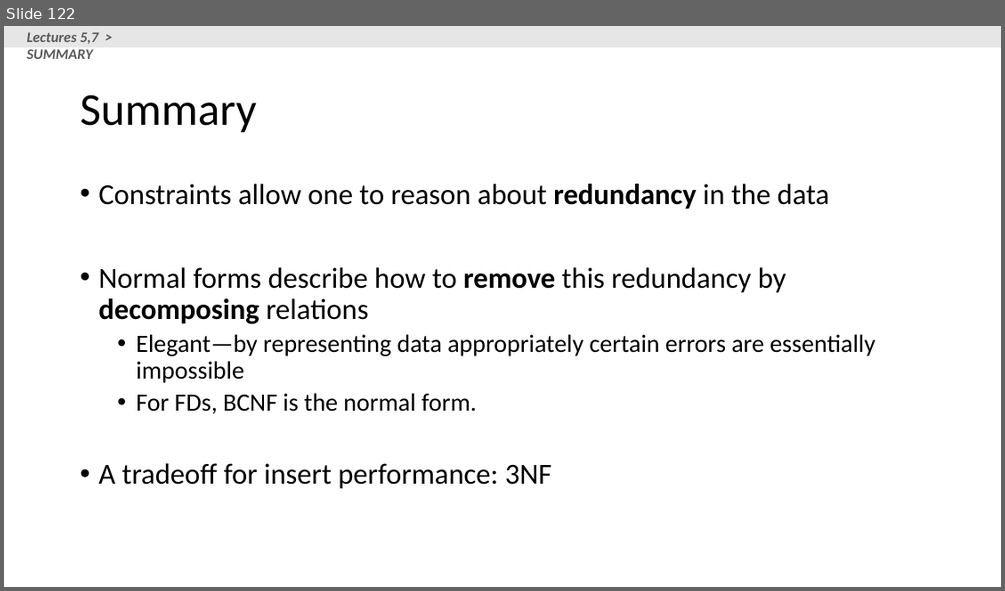
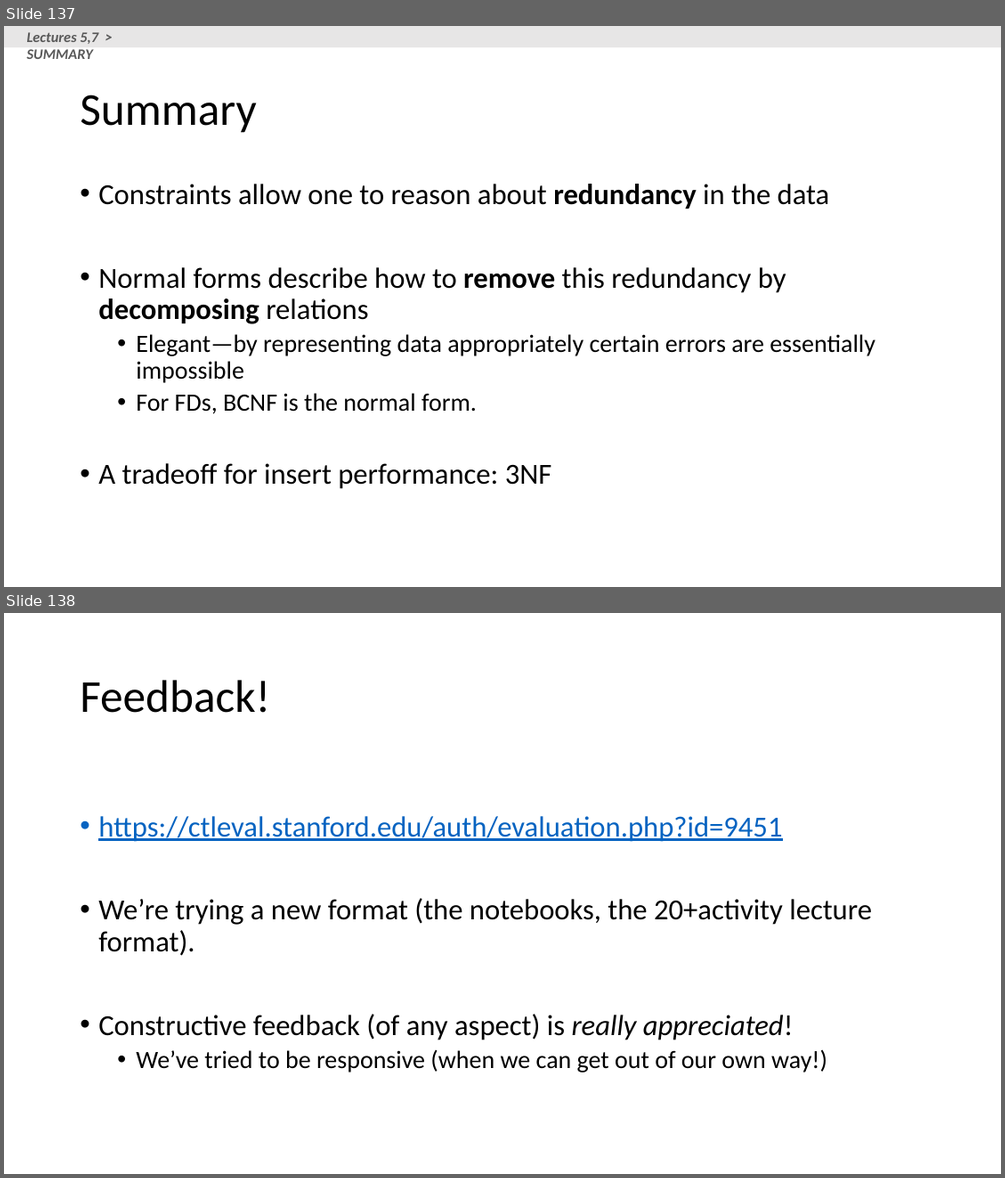
Before and after one commit to XIEQ/cs145-notebooks, a slide deck: lecture-5-7/Lecture_5_7_DB_Design.pptx. Shown one above the other, each under a label of ours: slide 122 before the commit, slides 137 and 138 after it. The pictures are 1005x591 and 1005x1178 pixels, drawn with LibreOffice and Linux fonts; fonts in the diff are those of the drawing. Boxes give left, top, right and bottom in pixels: in the first picture for what was removed or moved away, otherwise in the second. Text is boxed around its words. In the diff, an @@ line names an element or a change of style, - is before the commit and + after.

Commit message:
Latest/edited version of Lecture 7 + activity solutions

```diff
--- a/lecture-5-7/Lecture_5_7_DB_Design.pptx
+++ b/lecture-5-7/Lecture_5_7_DB_Design.pptx
@@ slide 138 added at (4, 613, 1001, 1174), background #FFFFFF @@
@@ title added at (80, 680, 270, 713), 44 pt, text #000000 @@
+Feedback!
@@ text added at (98, 816, 872, 1072), 28 pt, text #000000 @@
+• https://ctleval.stanford.edu/auth/evaluation.php?id=9451
+• We’re trying a new format (the notebooks, the 20+activity lecture format).
+• Constructive feedback (of any aspect) is really appreciated!
+  • We’ve tried to be responsive (when we can get out of our own way!)
@@ what was slide 122 is now slide 137 @@
```
Also in this commit, not shown: 1 slide changed, 15 other slides added, 4 other files.
